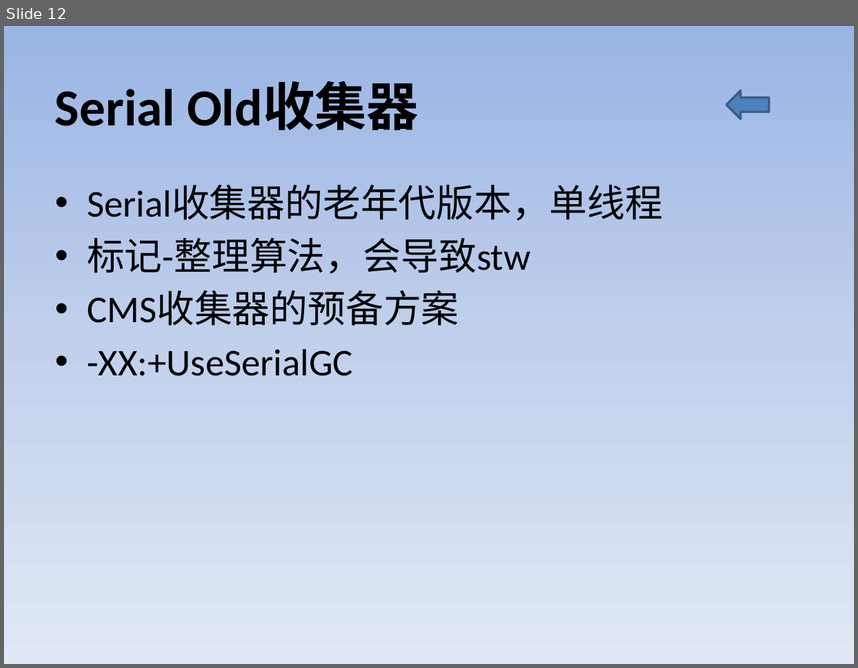
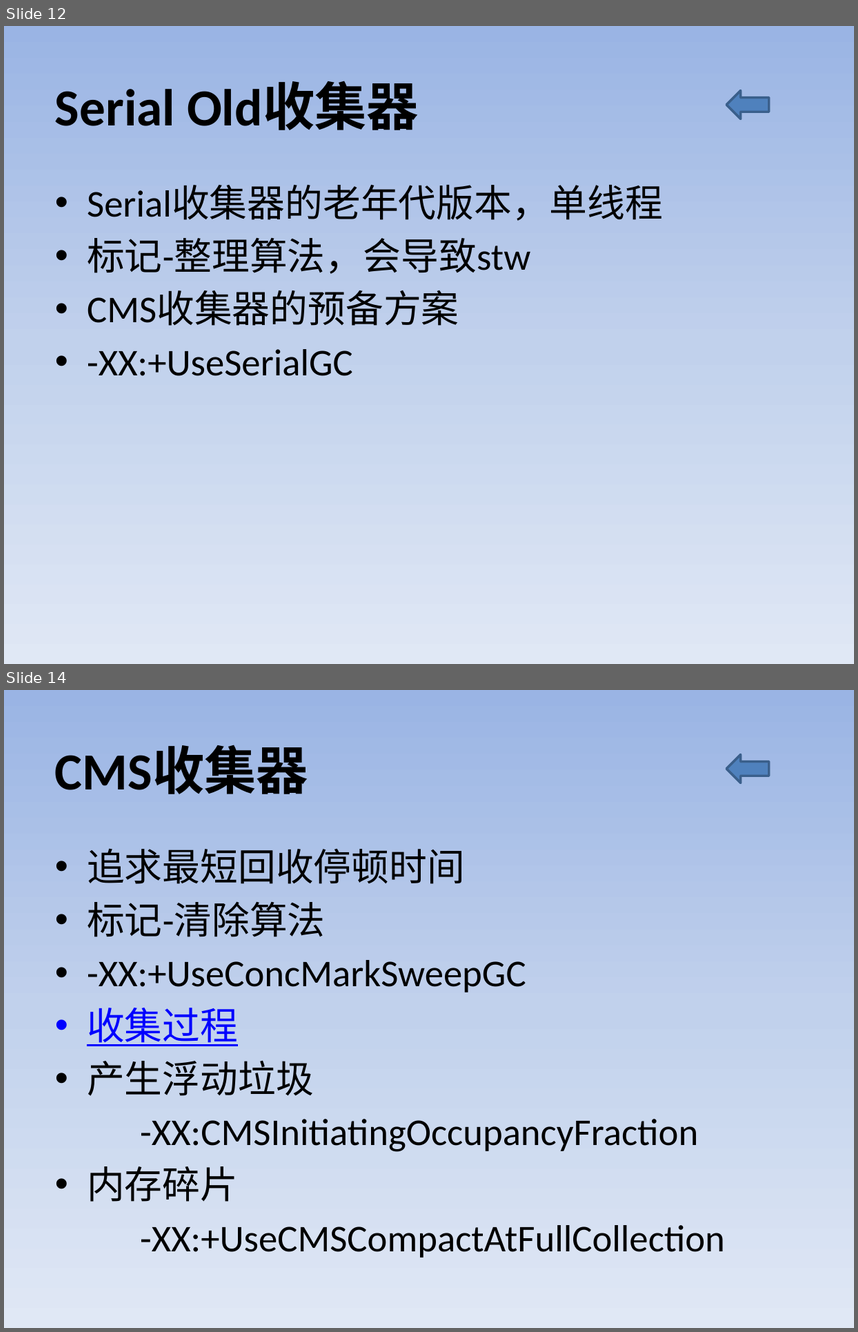
Before and after one commit to Aissue/myLearn, a slide deck: aboutGC/src/files/GC.pptx. Shown one above the other, each under a label of ours: slide 12 before the commit, slides 12 and 14 after it; the slides between them are not shown. The pictures are 858x668 and 858x1332 pixels, drawn with LibreOffice and Linux fonts; fonts in the diff are those of the drawing. Boxes give left, top, right and bottom in pixels: in the first picture for what was removed or moved away, otherwise in the second. Text is boxed around its words. In the diff, an @@ line names an element or a change of style, - is before the commit and + after.

```diff
--- a/aboutGC/src/files/GC.pptx
+++ b/aboutGC/src/files/GC.pptx
@@ slide 14 added at (4,690,854,1328), background gradient #9AB5E4 to #C2D1ED to #E1E8F5 @@
@@ title added at (55,746,308,794), 44 pt, text #000000, bold @@
+CMS收集器
@@ left arrow added at (726,755,769,782), fill #4F81BD, outline #3A5F8C 2 pt @@
@@ text added at (87,848,725,1257), 32 pt, text #000000 @@
+• 追求最短回收停顿时间
+• 标记-清除算法
+• -XX:+UseConcMarkSweepGC
+• 收集过程
+• 产生浮动垃圾
+-XX:CMSInitiatingOccupancyFraction
+• 内存碎片
+-XX:+UseCMSCompactAtFullCollection
```
Also in this commit, not shown: 2 slides changed, 8 other slides added, 1 other file.
